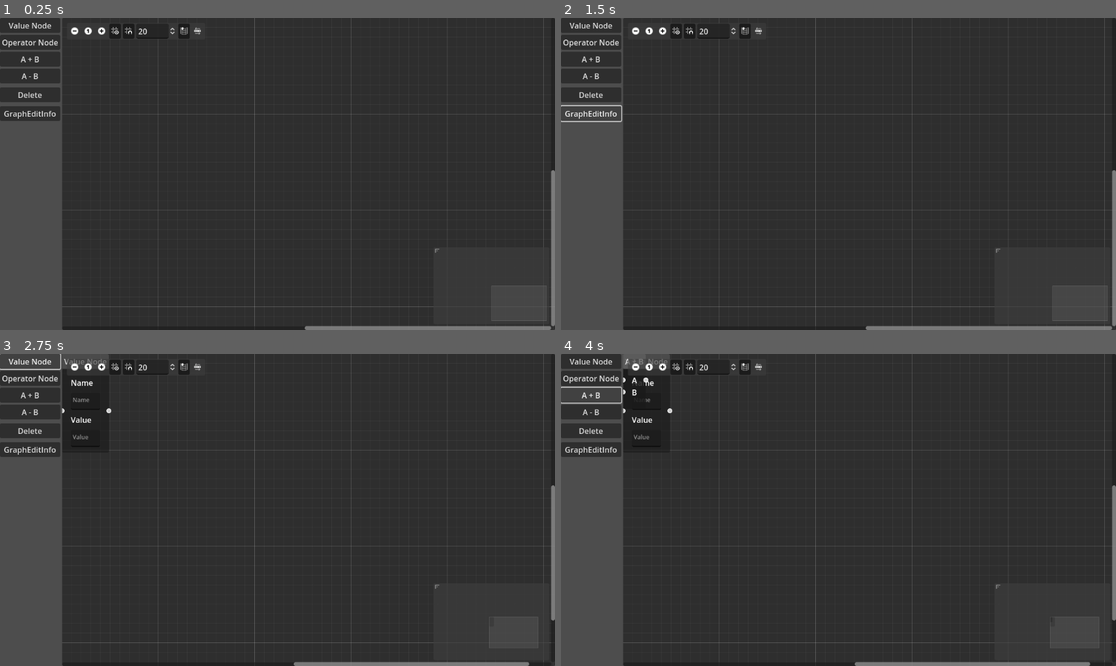
Above: before the commit, frames 1-4 (two rows, left to right).
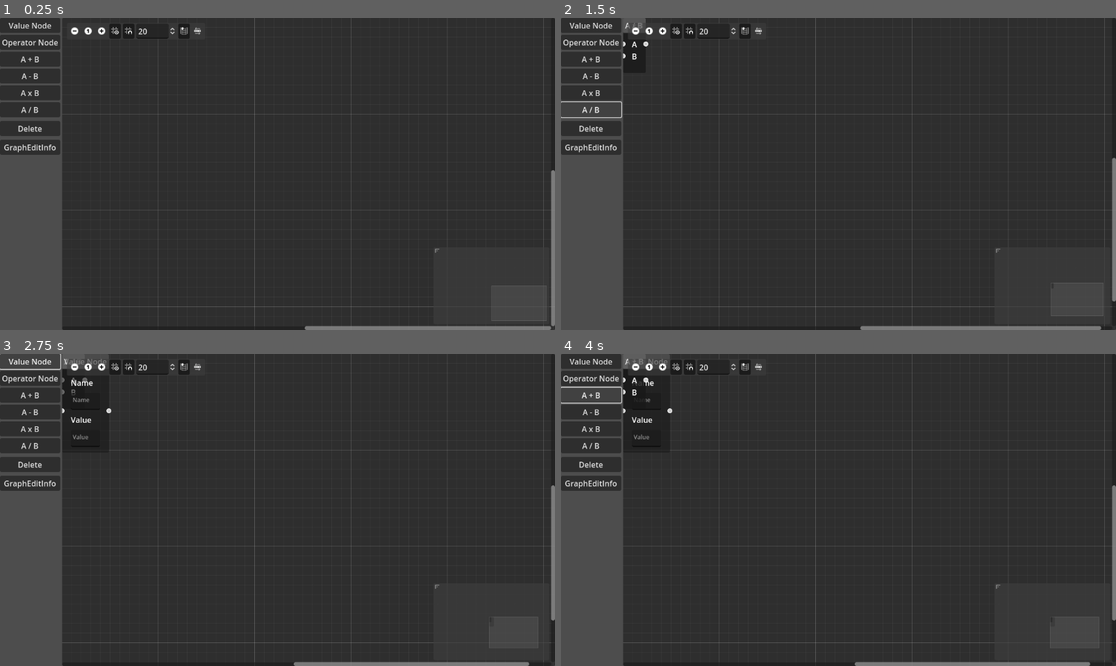
Above: after the commit, the same moments.

Repository: hrk4649/calc_node_editor
Game: Godot game, scene res://main.tscn
The game is run twice, just before and just after one commit, with the same random seed, the same clock (stepped at 60 frames per second) and the same inputs.
Inputs (mouse positions are in pixels of both pictures, inside the frame that each line leads up to):
- Up to frame 1 (0.25 s): no input
- Up to frame 2 (1.5 s): click (588, 92) at 0.5 s, where only the run after the commit has a clickable "A x B"; click (588, 108) at 1.25 s, where only the run after the commit has a clickable "A / B"
- Up to frame 3 (2.75 s): click "Value Node" at 2 s
- Up to frame 4 (4 s): click "Operator Node" at 2.75 s; click "A + B" at 3.5 s

The runs differ from the first frame. In frame 1, 1.5% of the frame differs, in the area x 0-11%, y 21-44%; in frame 2, 1.7%, in the area x 0-100%, y 0-100%; in frame 3, 1.6%; in frame 4, 1.5%.

Commit message:
add muliply and divide

Diff:
--- a/godot4/constraints.gd
+++ b/godot4/constraints.gd
@@ -7,3 +7,5 @@
 const OPERATOR = "operator"
 const ADD = "add"
 const SUB = "sub"
+const MUL = "mul"
+const DIV = "div"
--- a/godot4/main.gd
+++ b/godot4/main.gd
@@ -7,6 +7,8 @@
 const OPERATOR = Constraints.OPERATOR
 const ADD = Constraints.ADD
 const SUB = Constraints.SUB
+const MUL = Constraints.MUL
+const DIV = Constraints.DIV
 
 @onready var graphEdit = $HBoxContainer/GraphEdit
 
@@ -36,7 +38,7 @@
 			continue
 		# care node.input's size
 		match node.type:
-			ADD,SUB:
+			ADD,SUB,MUL,DIV:
 				for idx in range(0,2):
 					if node.input[idx] == to_remove.id:
 						node.input[idx] = null
@@ -83,6 +85,16 @@
 		SUB:
 			var proc = func sub(a,b):return a - b
 			process_node_2op(node, proc)
+		MUL:
+			var proc = func mul(a,b):return a * b
+			process_node_2op(node, proc)
+		DIV:
+			var proc = func div(a,b):
+				if b == 0:
+					return null
+				else:
+					return a / b
+			process_node_2op(node, proc)
 		_:
 			print("unsupported type:%s" % node.type)
 
@@ -213,6 +225,37 @@
 	}
 	nodes.append(node)
 
+
+func _on_button_mul_op_node_pressed():
+	var opNode = OpNode.instantiate()
+	opNode.name = generate_id()
+	opNode.node_type = MUL
+	opNode.title = "A x B"
+	graphEdit.add_child(opNode)
+	var node = {
+		"id": opNode.name,
+		"type": MUL,
+		"value": null,
+		"input": [null, null],
+		"output": []
+	}
+	nodes.append(node)
+
+func _on_button_div_op_node_pressed():
+	var opNode = OpNode.instantiate()
+	opNode.name = generate_id()
+	opNode.node_type = DIV
+	opNode.title = "A / B"
+	graphEdit.add_child(opNode)
+	var node = {
+		"id": opNode.name,
+		"type": DIV,
+		"value": null,
+		"input": [null, null],
+		"output": []
+	}
+	nodes.append(node)
+
 func _on_button_delete_pressed():
 	for node in graphEdit.get_children():
 		var className = node.get_class()
@@ -234,7 +277,7 @@
 		return
 
 	# check number of input
-	if to.type in [ADD, SUB]:
+	if to.type in [ADD, SUB, MUL, DIV]:
 		if to.input[to_port] != null:
 			# cancel
 			return
@@ -244,7 +287,7 @@
 		from.output.append(to.id)
 	# add from.id into to.input
 	match to.type:
-		ADD,SUB:
+		ADD,SUB,MUL,DIV:
 			to.input[to_port] = from.id
 		_:
 			if to.input.find(from.id) < 0:
@@ -267,7 +310,7 @@
 	from.output.erase(to.id)
 
 	match to.type:
-		ADD,SUB:
+		ADD,SUB,MUL,DIV:
 			# set null
 			to.input[to_port] = null
 		_:
--- a/godot4/main.tscn
+++ b/godot4/main.tscn
@@ -38,6 +38,14 @@
 layout_mode = 2
 text = "A - B"
 
+[node name="ButtonMulOpNode" type="Button" parent="HBoxContainer/VBoxContainer"]
+layout_mode = 2
+text = "A x B"
+
+[node name="ButtonDivOpNode" type="Button" parent="HBoxContainer/VBoxContainer"]
+layout_mode = 2
+text = "A / B"
+
 [node name="MarginContainer" type="MarginContainer" parent="HBoxContainer/VBoxContainer"]
 layout_mode = 2
 
@@ -61,6 +69,8 @@
 [connection signal="pressed" from="HBoxContainer/VBoxContainer/ButtonOpNode" to="." method="_on_button_op_node_pressed"]
 [connection signal="pressed" from="HBoxContainer/VBoxContainer/ButtonAddOpNode" to="." method="_on_button_add_op_node_pressed"]
 [connection signal="pressed" from="HBoxContainer/VBoxContainer/ButtonSubOpNode" to="." method="_on_button_sub_op_node_pressed"]
+[connection signal="pressed" from="HBoxContainer/VBoxContainer/ButtonMulOpNode" to="." method="_on_button_mul_op_node_pressed"]
+[connection signal="pressed" from="HBoxContainer/VBoxContainer/ButtonDivOpNode" to="." method="_on_button_div_op_node_pressed"]
 [connection signal="pressed" from="HBoxContainer/VBoxContainer/ButtonDelete" to="." method="_on_button_delete_pressed"]
 [connection signal="pressed" from="HBoxContainer/VBoxContainer/ButtonList" to="." method="_on_button_list_pressed"]
 [connection signal="connection_request" from="HBoxContainer/GraphEdit" to="." method="_on_graph_edit_connection_request"]
